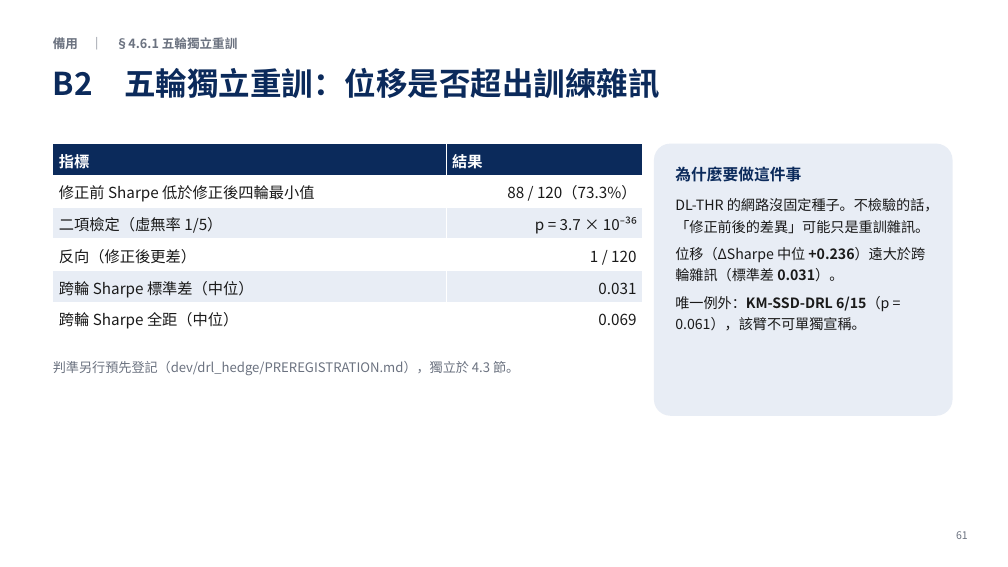
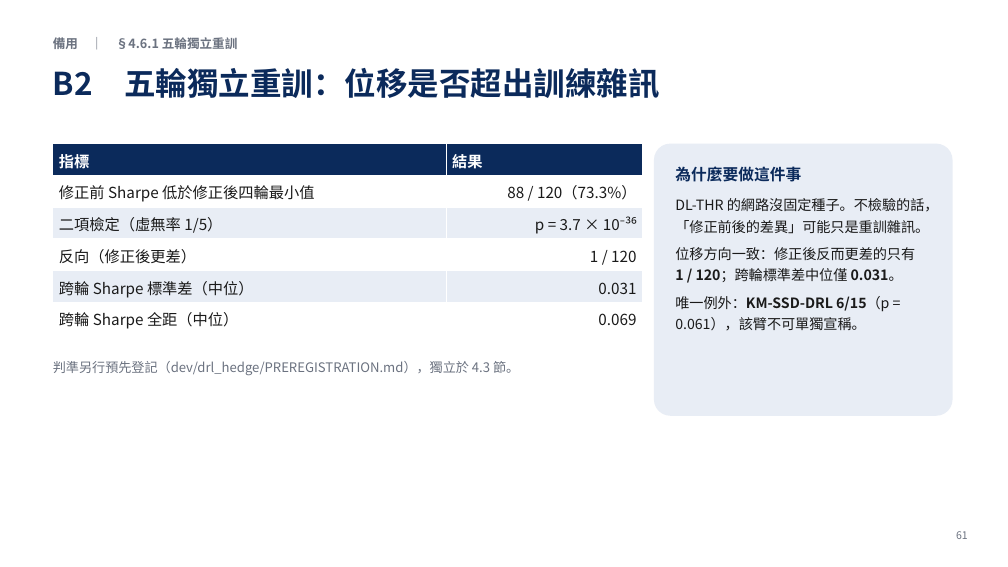
Before and after one commit to LerajieAsta/pairtrade_trainingproject, a slide deck: slide 61 of thesis/1150922_60min.pptx. Drawn at 1008x567 pixels with LibreOffice and Linux fonts; fonts in the diff are those of the drawing. Boxes give left, top, right and bottom in pixels: in the first picture for what was removed or moved away, otherwise in the second. Text is boxed around its words. In the diff, an @@ line names an element or a change of style, - is before the commit and + after.

```diff
--- a/thesis/1150922_60min.pptx
+++ b/thesis/1150922_60min.pptx
@@ text in rounded rectangle at bbox=[675, 247, 915, 282]: text changed @@
-位移（ΔSharpe 中位 +0.236）遠大於跨輪雜訊（標準差 0.031）。
+位移方向一致：修正後反而更差的只有 1 / 120；跨輪標準差中位僅 0.031。
```
Also in this commit, not shown: 3 other slides changed, 5 other files.
